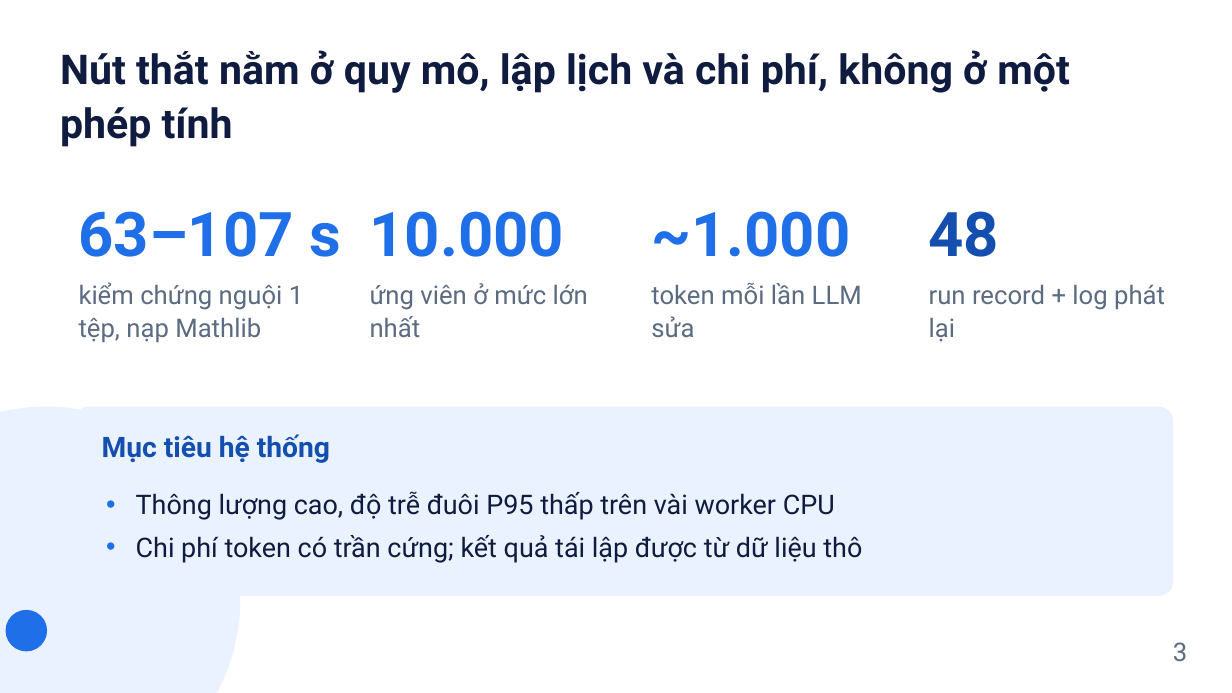
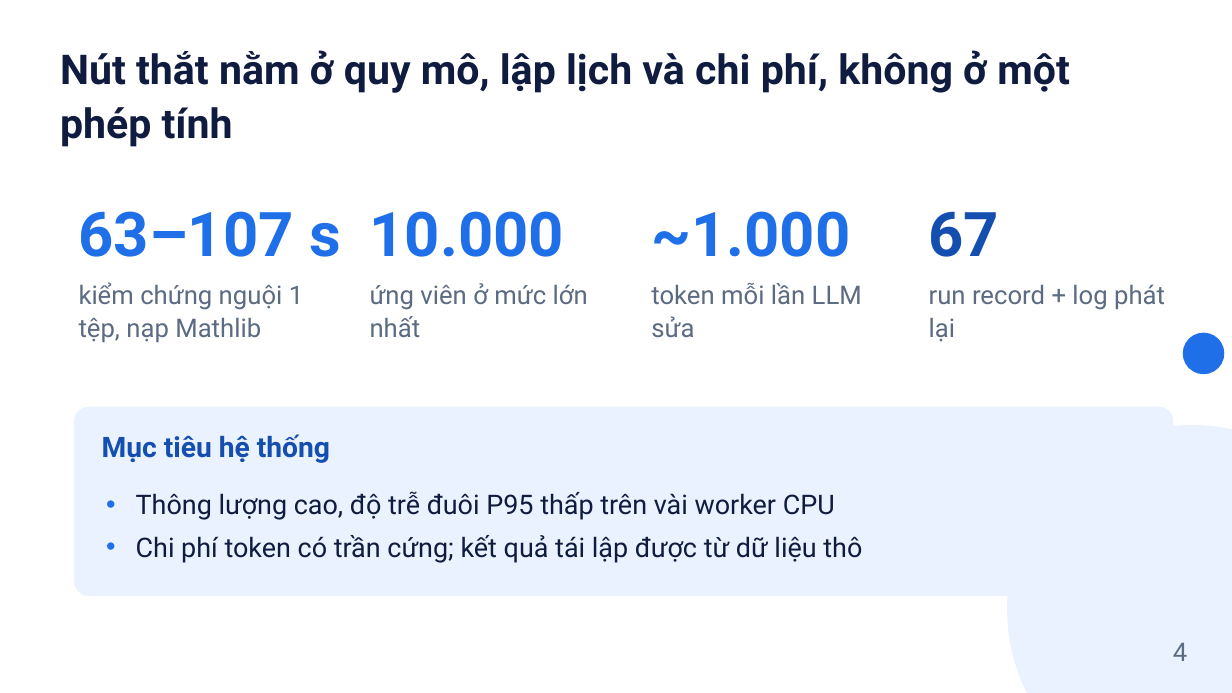
Before and after one commit to tamdv/ai4math-verifier-guided-repair, a slide deck: slide 4 of slides/Slides_Nhom6_VerifierRepair.pptx (slide 3 before the commit). Drawn at 1232x693 pixels with LibreOffice and Linux fonts; fonts in the diff are those of the drawing. Boxes give left, top, right and bottom in pixels: in the first picture for what was removed or moved away, otherwise in the second. Text is boxed around its words. In the diff, an @@ line names an element or a change of style, - is before the commit and + after.

```diff
--- a/slides/Slides_Nhom6_VerifierRepair.pptx
+++ b/slides/Slides_Nhom6_VerifierRepair.pptx
@@ text at (929,211,1000,257): text changed @@
-48
+67
@@ ellipse: place and size @@
-ellipse at (6,610,47,652)
+ellipse at (1183,333,1225,374)
@@ ellipse: place and size @@
-ellipse at (0,407,240,693)
+ellipse at (1007,425,1232,693)
@@ text at (1173,643,1187,661): text changed @@
-3
+4
```
Also in this commit, not shown: 11 other slides changed, 3 slides added, 4 slides removed, 6 other files.
